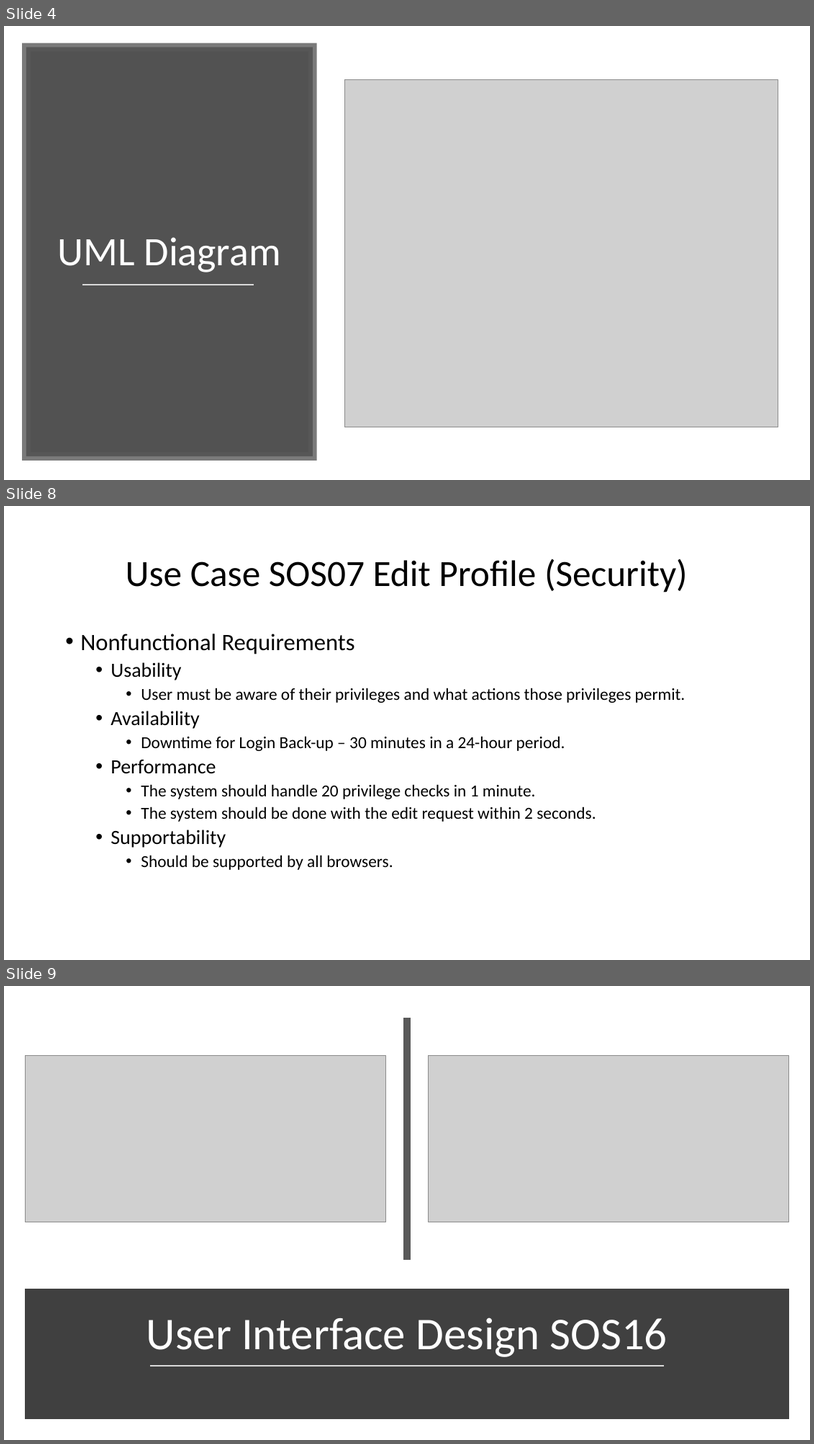
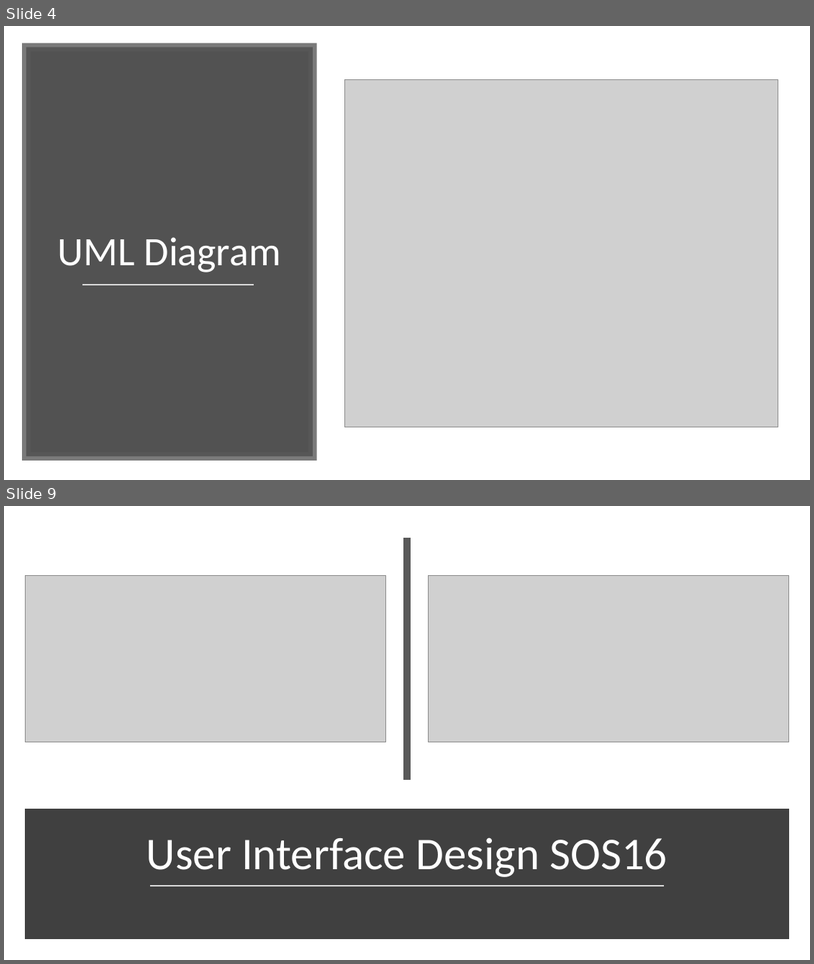
Before and after one commit to arocho032/CEN4010-Team-5, a slide deck: specifications/deliv1/SOS Deliverable 1 Presentation.pptx. Shown one above the other, each under a label of ours: slides 4, 8 and 9 before the commit, slides 4 and 9 after it; the slides between them are not shown. The pictures are 814x1444 and 814x964 pixels, drawn with LibreOffice and Linux fonts; fonts in the diff are those of the drawing; grey boxes stand for pictures. Boxes give left, top, right and bottom in pixels: in the first picture for what was removed or moved away, otherwise in the second. Text is boxed around its words. In the diff, an @@ line names an element or a change of style, - is before the commit and + after.

```diff
--- a/specifications/deliv1/SOS Deliverable 1 Presentation.pptx
+++ b/specifications/deliv1/SOS Deliverable 1 Presentation.pptx
@@ slide 8 removed at [4,506,810,960], background #FFFFFF @@
@@ title removed at [126,559,688,592] @@
-Use Case SOS07 Edit Profile (Security)
@@ text removed at [80,633,686,870] @@
-• Nonfunctional Requirements
-  • Usability
-    • User must be aware of their privileges and what actions those privileges permit.
-  • Availability
-    • Downtime for Login Back-up – 30 minutes in a 24-hour period.
-  • Performance
-    • The system should handle 20 privilege checks in 1 minute.
-    • The system should be done with the edit request within 2 seconds.
-  • Supportability
-    • Should be supported by all browsers.
```
Also in this commit, not shown: 4 slides changed, 1 slide added, 1 other file.
